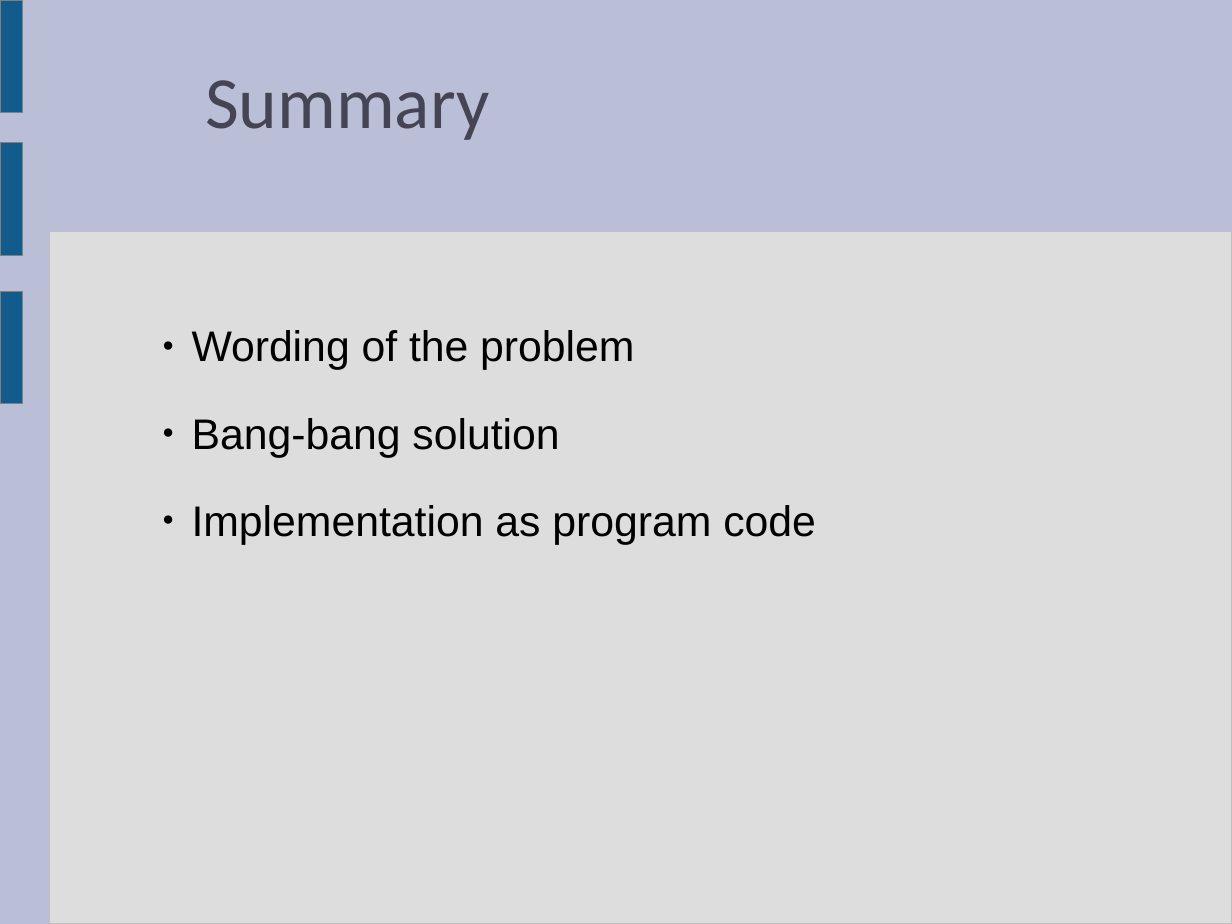
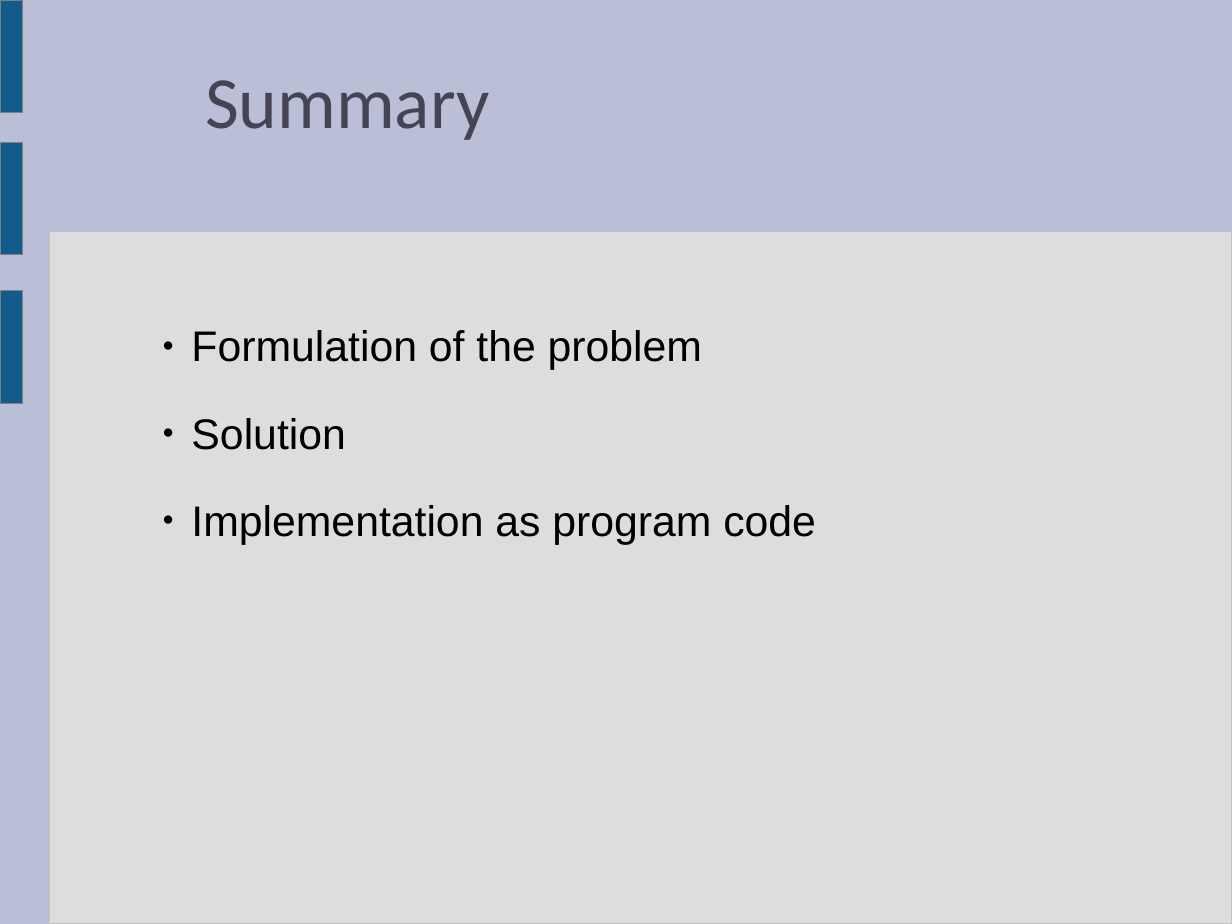
Before and after one commit to llmontoryxd/english, a slide deck: slide 6 of Presentation_6sem_1.pptx. Drawn at 1232x924 pixels with LibreOffice and Linux fonts; fonts in the diff are those of the drawing. Boxes give left, top, right and bottom in pixels: in the first picture for what was removed or moved away, otherwise in the second. Text is boxed around its words. In the diff, an @@ line names an element or a change of style, - is before the commit and + after.

```diff
--- a/Presentation_6sem_1.pptx
+++ b/Presentation_6sem_1.pptx
@@ text at (191,330,702,450): text changed @@
-● Wording of the problem
-● Bang-bang solution
+● Formulation of the problem
+● Solution
```
Also in this commit, not shown: 3 other slides changed, 1 other file.
